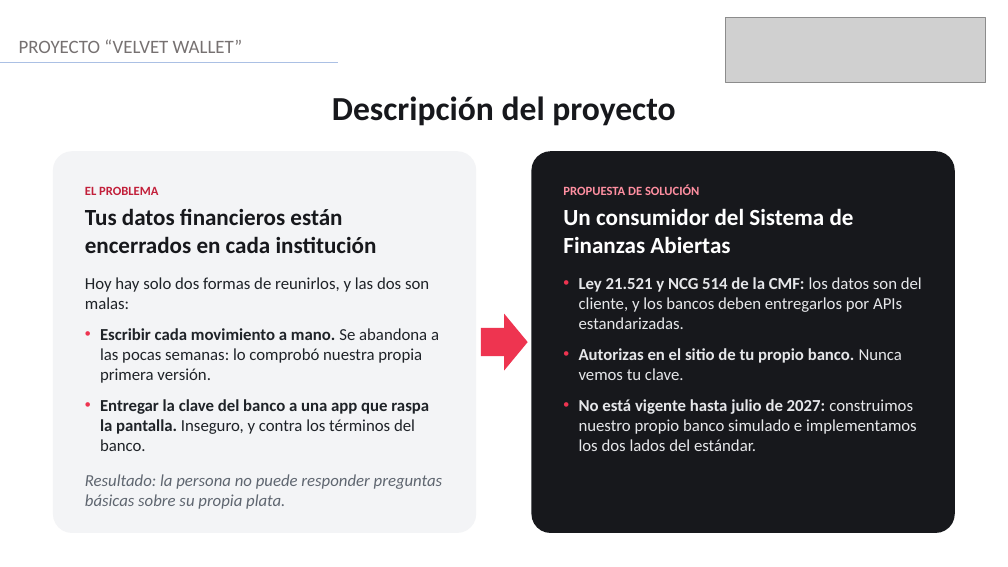
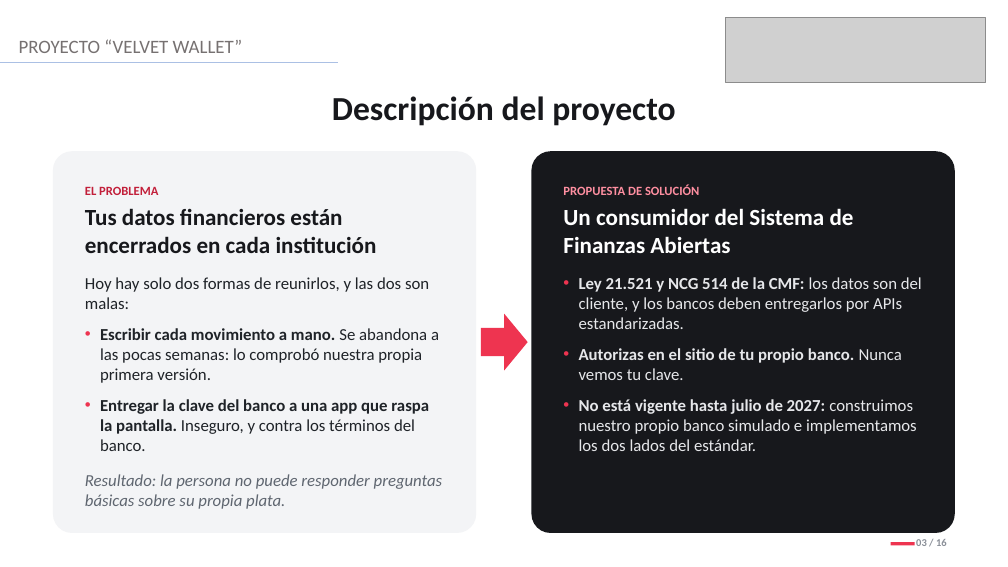
Before and after one commit to JossPa/VelvetWallet, a slide deck: slide 3 of Fase 3/Evidencias_Grupales/Presentación Final del proyecto (Español).pptx. Drawn at 1008x567 pixels with LibreOffice and Linux fonts; fonts in the diff are those of the drawing; grey boxes stand for pictures. Boxes give left, top, right and bottom in pixels: in the first picture for what was removed or moved away, otherwise in the second. Text is boxed around its words. In the diff, an @@ line names an element or a change of style, - is before the commit and + after.

```diff
--- a/Fase 3/Evidencias_Grupales/Presentación Final del proyecto (Español).pptx
+++ b/Fase 3/Evidencias_Grupales/Presentación Final del proyecto (Español).pptx
@@ text added at (916, 539, 947, 546), 10 pt, text #8A8F98, bold @@
+03 / 16
@@ rectangle added at (891, 542, 915, 545), fill #EE3450 @@
```
Also in this commit, not shown: 15 other slides changed.
